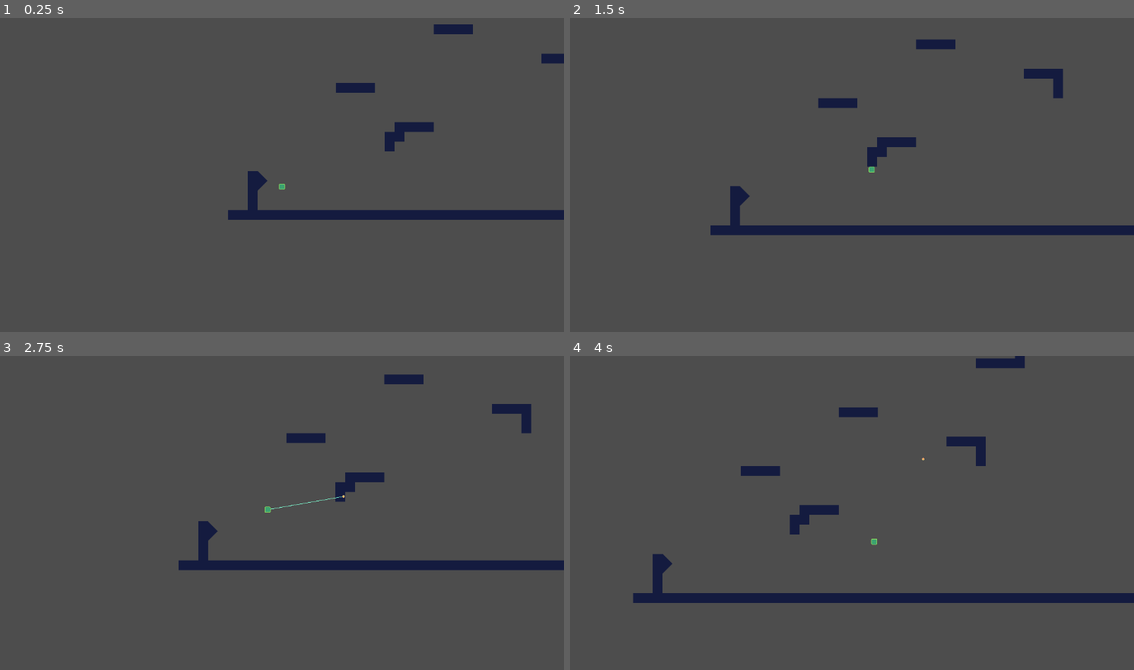
Above: before the commit, frames 1-4 (two rows, left to right).
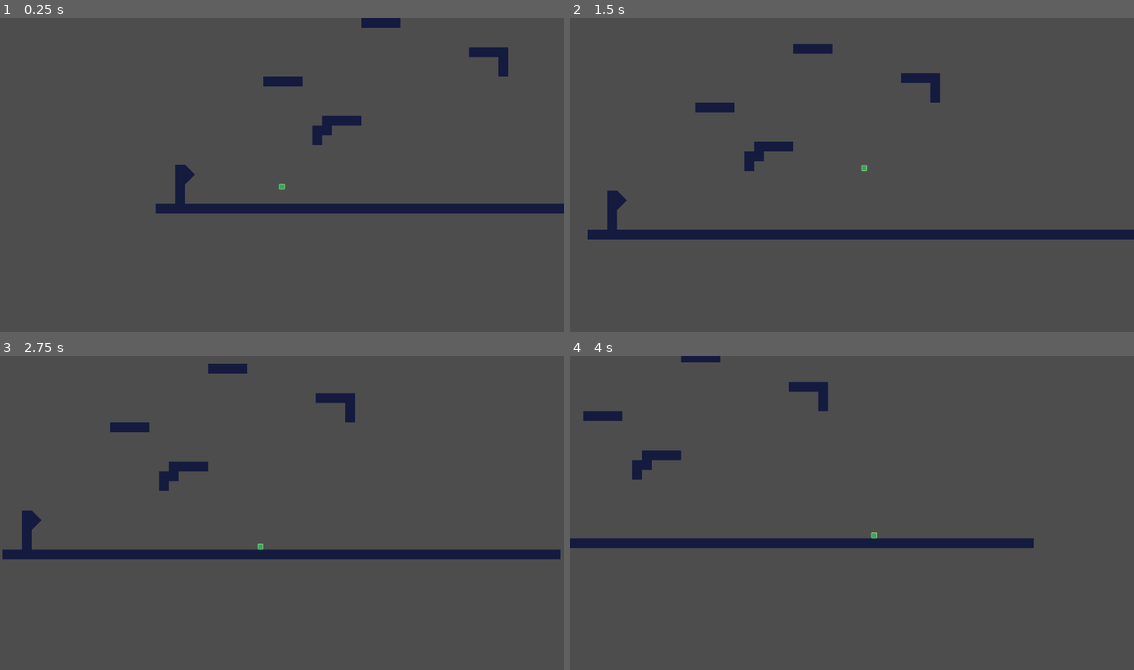
Above: after the commit, the same moments.

Repository: philippeVoNam/so-you-think-you-scale
Game: Godot game, scene res://src/scenes/level.tscn
Same seed, same stepped clock (60 frames per second), same inputs: the game is played once before the commit and once after it.
Inputs:
- Up to frame 1 (0.25 s): no input
- Up to frame 2 (1.5 s): tap Enter (ui_accept) at 0.5, 0.77 s; hold C (hook) 0.53-1.28 s; hold Right (ui_right) from 0.53 s (still down); tap C (hook) at 1.35 s
- Up to frame 3 (2.75 s): tap Enter (ui_accept) at 1.52 s; release Right (ui_right) at 2.03 s; hold Left (ui_left) from 2.03 s (still down); hold C (hook) from 2.03 s (still down)
- Up to frame 4 (4 s): release Left (ui_left) at 2.78 s; release C (hook) at 2.78 s; hold Right (ui_right) from 2.78 s (still down); tap C (hook) at 2.85 s; tap Enter (ui_accept) at 3.02, 3.77 s; hold C (hook) from 3.53 s (still down)

The runs differ from the first frame. In frame 1, 5.3% of the frame differs, in the area x 27-100%, y 0-65%; in frame 2, 5.6%; in frame 3, 8.1%; in frame 4, 8.2%, in the area x 0-100%, y 0-79%.

Commit message:
added snow

Diff:
--- a/src/scenes/level.tscn
+++ b/src/scenes/level.tscn
@@ -1,9 +1,11 @@
-[gd_scene load_steps=3 format=3 uid="uid://brc5xim4wsdd1"]
+[gd_scene load_steps=4 format=3 uid="uid://brc5xim4wsdd1"]
 
+[ext_resource type="Script" path="res://src/scripts/level.gd" id="1_1rg32"]
 [ext_resource type="TileSet" uid="uid://dpl0aqed25b1c" path="res://assets/gdquest/tileset.tres" id="1_d7qv5"]
 [ext_resource type="PackedScene" uid="uid://ca8cy568n7xh6" path="res://src/scenes/player.tscn" id="2_dy52n"]
 
 [node name="level" type="Node2D"]
+script = ExtResource("1_1rg32")
 
 [node name="tile" type="TileMap" parent="."]
 position = Vector2(2, 0)
@@ -12,4 +14,4 @@
 layer_0/tile_data = PackedInt32Array(131081, 0, 0, 131082, 0, 0, 131083, 0, 0, 131084, 0, 0, -262125, 0, 0, -262124, 0, …(3565 unchanged characters)…
 
 [node name="player" parent="." instance=ExtResource("2_dy52n")]
-position = Vector2(280, 877)
+position = Vector2(872, 928)
--- /dev/null
+++ b/src/scenes/snow.tscn
@@ -0,0 +1,18 @@
+[gd_scene load_steps=4 format=3 uid="uid://cfxtw6rejmdp1"]
+
+[ext_resource type="Script" path="res://src/scripts/snow.gd" id="1_qxdgm"]
+[ext_resource type="Texture2D" uid="uid://bh0j8cvb02t5o" path="res://assets/pixel-adventure/Other/Dust Particle.png" id="1_yjnem"]
+
+[sub_resource type="CircleShape2D" id="CircleShape2D_ba8it"]
+
+[node name="Snow" type="Area2D"]
+script = ExtResource("1_qxdgm")
+
+[node name="CollisionShape2D" type="CollisionShape2D" parent="."]
+shape = SubResource("CircleShape2D_ba8it")
+
+[node name="DustParticle" type="Sprite2D" parent="."]
+scale = Vector2(2, 2)
+texture = ExtResource("1_yjnem")
+
+[connection signal="body_entered" from="." to="." method="_on_body_entered"]
--- /dev/null
+++ b/src/scripts/level.gd
@@ -0,0 +1,23 @@
+extends Node2D
+
+var snowScene = preload("res://src/scenes/snow.tscn")
+var snow = null
+var _timer = null
+
+# Called when the node enters the scene tree for the first time.
+func _ready():
+	pass
+
+# Called every frame. 'delta' is the elapsed time since the previous frame.
+func _process(delta):
+	await get_tree().create_timer(3.0).timeout # waits for 1 second
+	generate_snow()
+
+func generate_snow():
+	self.snow = snowScene.instantiate()
+	var rng = RandomNumberGenerator.new()
+	rng.randomize()
+	var xPos = rng.randi_range(0, 4000)
+	var yPos = -8000
+	self.snow.position = Vector2(xPos, yPos)
+	self.add_child(snow)
--- a/src/scripts/player.gd
+++ b/src/scripts/player.gd
@@ -79,7 +79,7 @@
 	self.position = self.hook.position + Vector2(rLength * sin(self.angle), rLength * cos(self.angle))
 
 func _process(delta):
-	if Input.is_action_pressed("hook"):
+	if Input.is_action_just_pressed("hook"):
 		if not self.hook:
 			self.hook = hookScene.instantiate()
 			self.hook.position = self.position
@@ -87,11 +87,6 @@
 			self.hook.set_direction(direction)
 			var levelNode = get_tree().get_root().get_node("level")
 			levelNode.add_child(self.hook)
-
-		else:
-			if self.hook.hooked:
-				self.state = STATES.HOOKED
-				self.init_hook()
 
 	elif Input.is_action_just_released("hook"):
 		if self.hook:
@@ -107,6 +102,11 @@
 			velocity = Vector2(direction * (500 + (speedStep * (speedMult * 2))),-1550) # we dont do += because we want it to always be this impulse as the first velocity for it, the gravity will take care of the rest after
 
 			self.state = STATES.UNHOOKED
+
+	if is_instance_valid(self.hook):
+		if self.hook.hooked:
+			self.state = STATES.HOOKED
+			self.init_hook()
 
 func init_hook():
 	if firstFlag:
--- /dev/null
+++ b/src/scripts/snow.gd
@@ -0,0 +1,26 @@
+extends Area2D
+
+var launchedPosition = Vector2(0,0)
+var maxRange = 10000
+var speed = 1000
+
+# Called when the node enters the scene tree for the first time.
+func _ready():
+	launchedPosition = position
+
+# Called every frame. 'delta' is the elapsed time since the previous frame.
+func _process(delta):
+	pass
+
+func _physics_process(delta):
+	if (position - launchedPosition).length() > maxRange:
+		self.queue_free()
+
+	position += (transform.y) * speed * delta
+
+func _on_body_entered(body):
+	if body.get_name() == "player":
+		print("restart")
+
+	elif body.get_name() == "tile":
+		self.queue_free()
